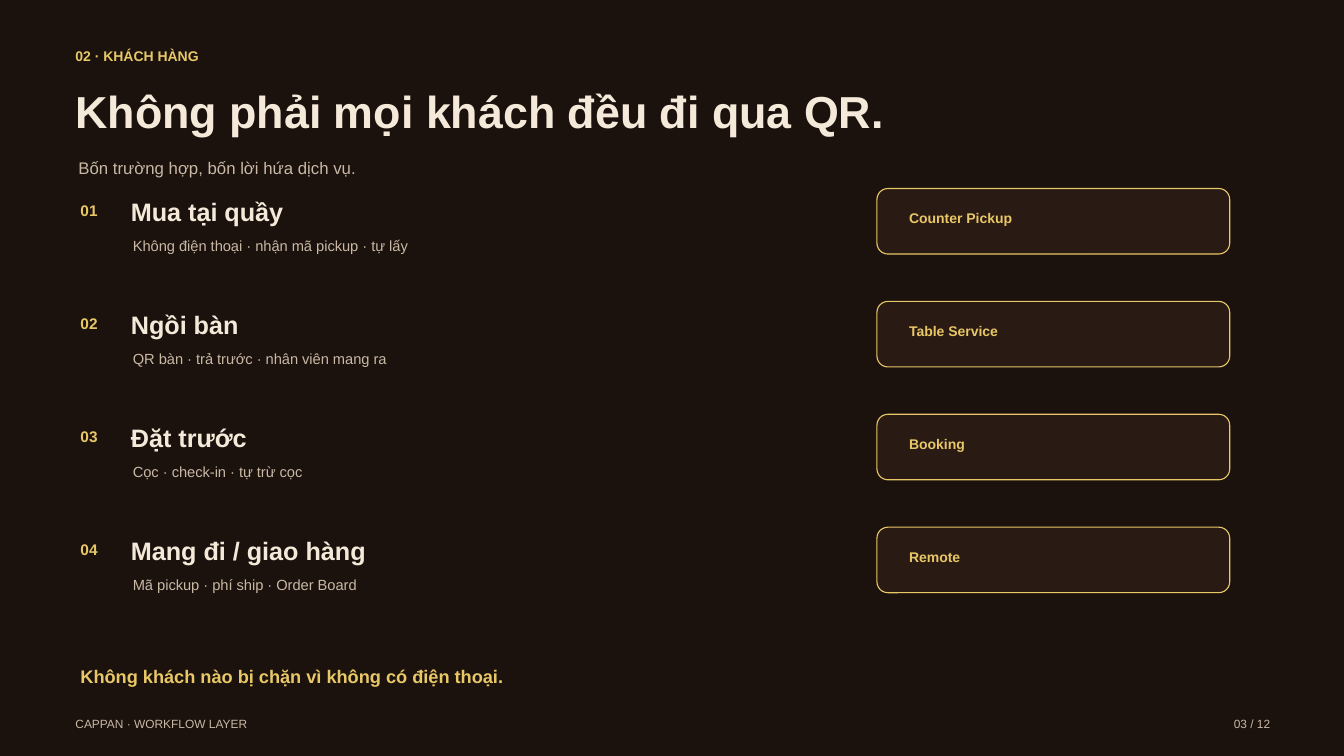
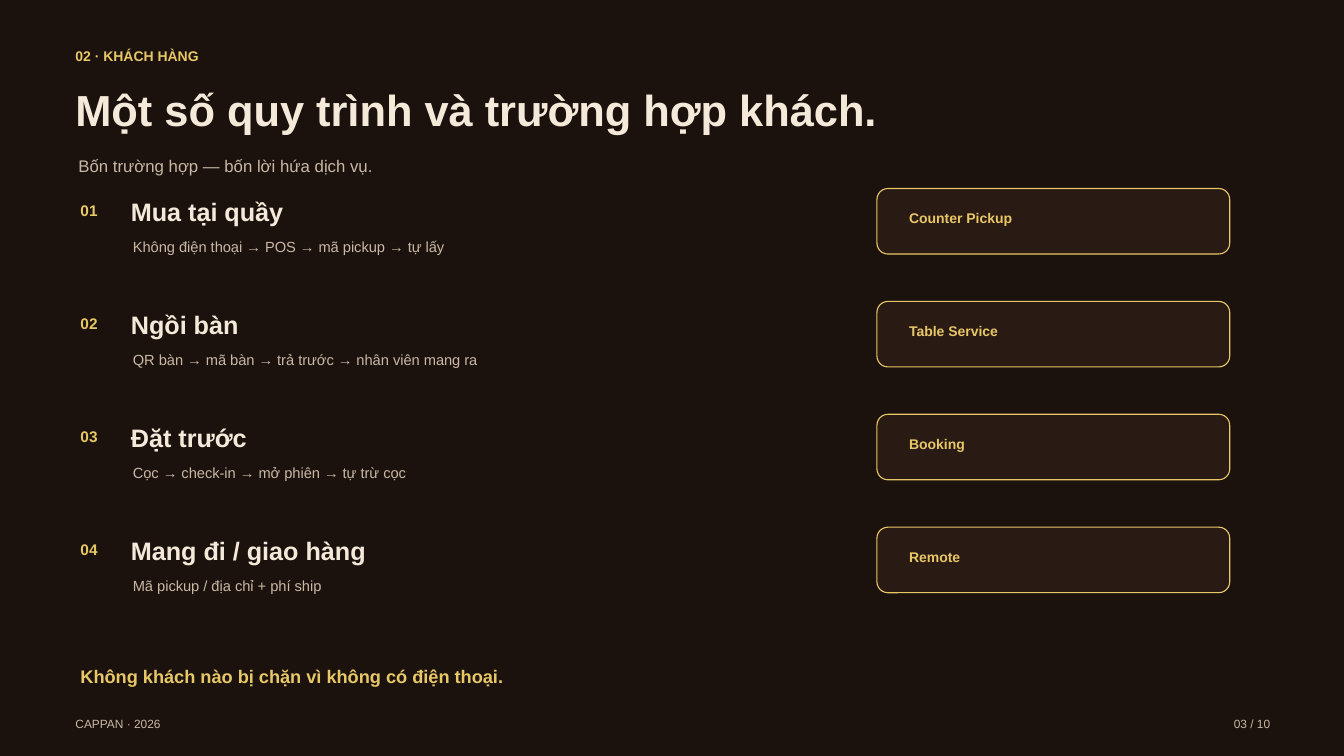
Before and after one commit to cappannguyen-0901/cappanwebdemo, a slide deck: slide 3 of cappan-slides.pptx. Drawn at 1344x756 pixels with LibreOffice and Linux fonts; fonts in the diff are those of the drawing. Boxes give left, top, right and bottom in pixels: in the first picture for what was removed or moved away, otherwise in the second. Text is boxed around its words. In the diff, an @@ line names an element or a change of style, - is before the commit and + after.

```diff
--- a/cappan-slides.pptx
+++ b/cappan-slides.pptx
@@ text at [75,92,876,135]: text changed; size 32 to 31 pt @@
-Không phải mọi khách đều đi qua QR.
+Một số quy trình và trường hợp khách.
@@ text at [78,159,372,176]: text changed @@
-Bốn trường hợp, bốn lời hứa dịch vụ.
+Bốn trường hợp — bốn lời hứa dịch vụ.
@@ text at [133,240,445,255]: text changed @@
-Không điện thoại · nhận mã pickup · tự lấy
+Không điện thoại → POS → mã pickup → tự lấy
@@ text at [133,354,477,368]: text changed @@
-QR bàn · trả trước · nhân viên mang ra
+QR bàn → mã bàn → trả trước → nhân viên mang ra
@@ text at [133,467,406,481]: text changed @@
-Cọc · check-in · tự trừ cọc
+Cọc → check-in → mở phiên → tự trừ cọc
@@ text at [133,580,322,594]: text changed @@
-Mã pickup · phí ship · Order Board
+Mã pickup / địa chỉ + phí ship
@@ text at [75,719,161,728]: text changed @@
-CAPPAN · WORKFLOW LAYER
+CAPPAN · 2026
@@ text at [1234,719,1270,728]: text changed @@
-03 / 12
+03 / 10
```
Also in this commit, not shown: 8 other slides changed, 1 slide added, 3 slides removed, 11 other files.
